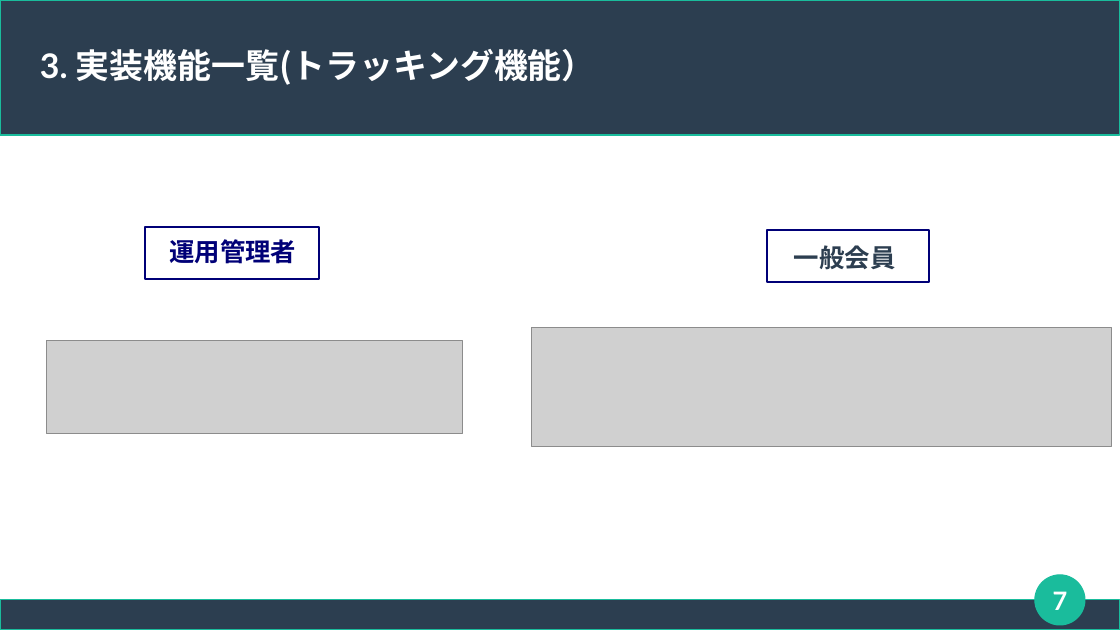
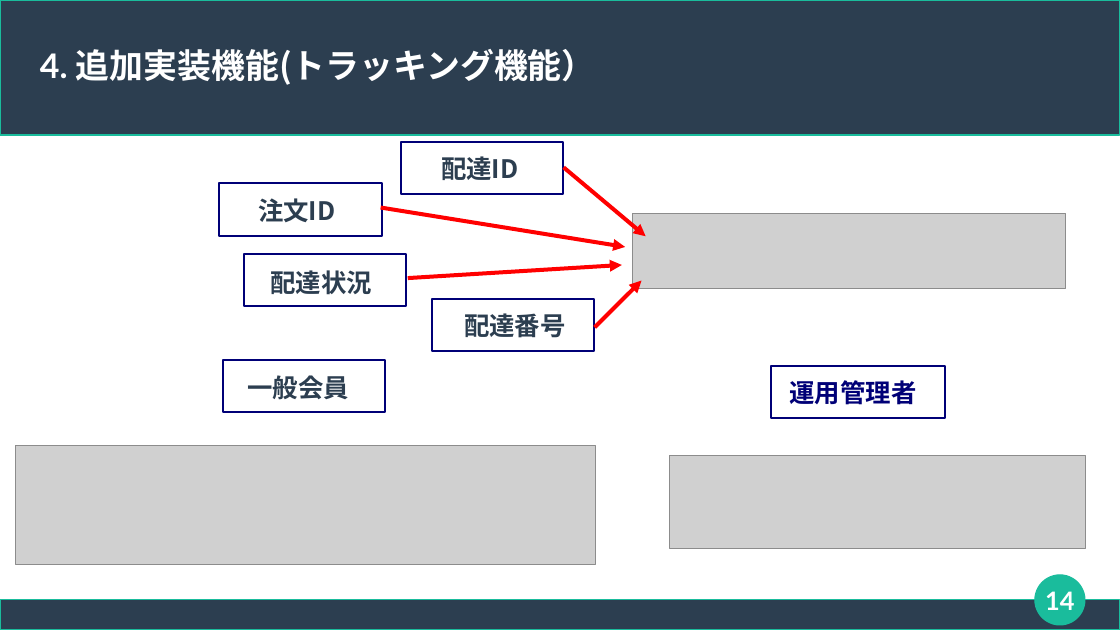
Before and after one commit to connk95/Shared-Shop, a slide deck: slide 14 of TeamUzawa_Sharing_ProjectFile/発表用スライド_チーム鵜澤.odp (slide 7 before the commit). Drawn at 1120x630 pixels with LibreOffice and Linux fonts; fonts in the diff are those of the drawing; grey boxes stand for pictures. Boxes give left, top, right and bottom in pixels: in the first picture for what was removed or moved away, otherwise in the second. Text is boxed around its words. In the diff, an @@ line names an element or a change of style, - is before the commit and + after.

```diff
--- a/TeamUzawa_Sharing_ProjectFile/発表用スライド_チーム鵜澤.odp
+++ b/TeamUzawa_Sharing_ProjectFile/発表用スライド_チーム鵜澤.odp
@@ title at box(40, 49, 596, 85): text changed @@
-3. 実装機能一覧(トラッキング機能）
+4. 追加実装機能(トラッキング機能）
@@ rectangle added at box(400, 141, 563, 194), outline #000077 1.42 pt @@
@@ text added at box(441, 156, 518, 180), 18 pt, text #2C3E50, bold @@
+配達ID
@@ arrow added from (564, 168) to (646, 237), #FF0000 2.83 pt @@
@@ rectangle added at box(220, 183, 382, 236), outline #000077 1.42 pt @@
@@ text added at box(258, 198, 335, 222), 18 pt, text #2C3E50, bold @@
+注文ID
@@ arrow added from (381, 207) to (625, 247), #FF0000 2.83 pt @@
@@ picture added at box(633, 213, 1066, 289) @@
@@ rectangle: place and size @@
-rectangle at box(144, 227, 318, 279)
+rectangle at box(244, 254, 407, 307)
@@ arrow added from (408, 278) to (622, 265), #FF0000 2.83 pt @@
@@ text added at box(271, 270, 373, 295), 18 pt, text #2C3E50, bold @@
+配達状況
@@ rectangle added at box(432, 299, 595, 352), outline #000077 1.42 pt @@
@@ arrow added from (595, 327) to (641, 281), #FF0000 2.83 pt @@
@@ text added at box(464, 313, 566, 338), 18 pt, text #2C3E50, bold @@
+配達番号
@@ text "一般会員": place and size @@
-text "一般会員" at box(794, 245, 896, 270)
+text "一般会員" at box(248, 375, 350, 400)
@@ rectangle added at box(223, 360, 385, 413), outline #000077 1.42 pt @@
@@ text "運用管理者": place and size @@
-text "運用管理者" at box(169, 239, 296, 264)
+text "運用管理者" at box(790, 380, 917, 405)
@@ rectangle: place and size @@
-rectangle at box(767, 230, 930, 283)
+rectangle at box(771, 366, 945, 419)
@@ picture: place and size @@
-picture at box(46, 341, 462, 434)
+picture at box(16, 446, 597, 565)
@@ picture: place and size @@
-picture at box(532, 327, 1112, 446)
+picture at box(670, 456, 1086, 549)
@@ page number at box(1045, 591, 1074, 610): text changed @@
-7
+14
```
Also in this commit, not shown: 13 other slides changed, 7 slides added, 3 other files.
